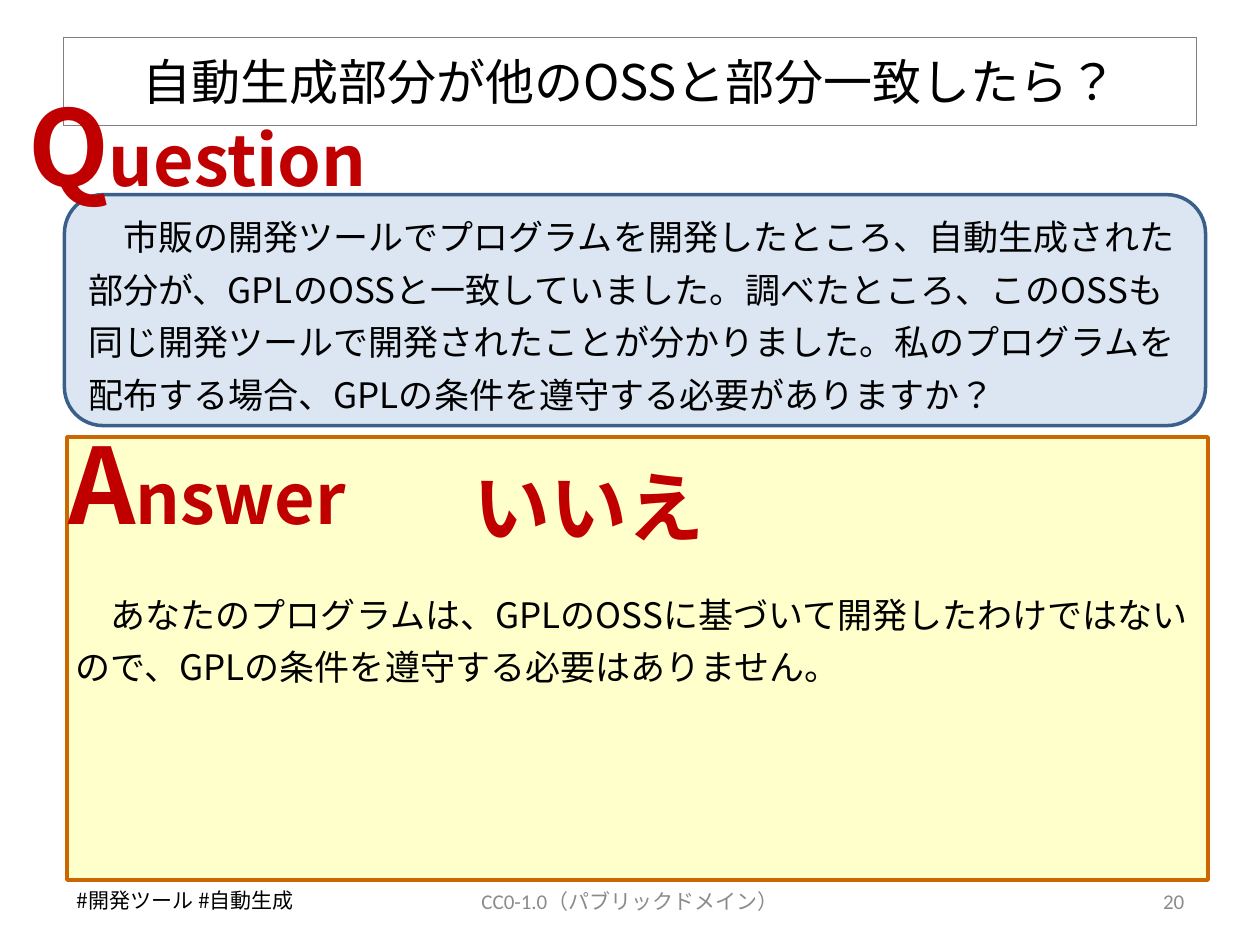
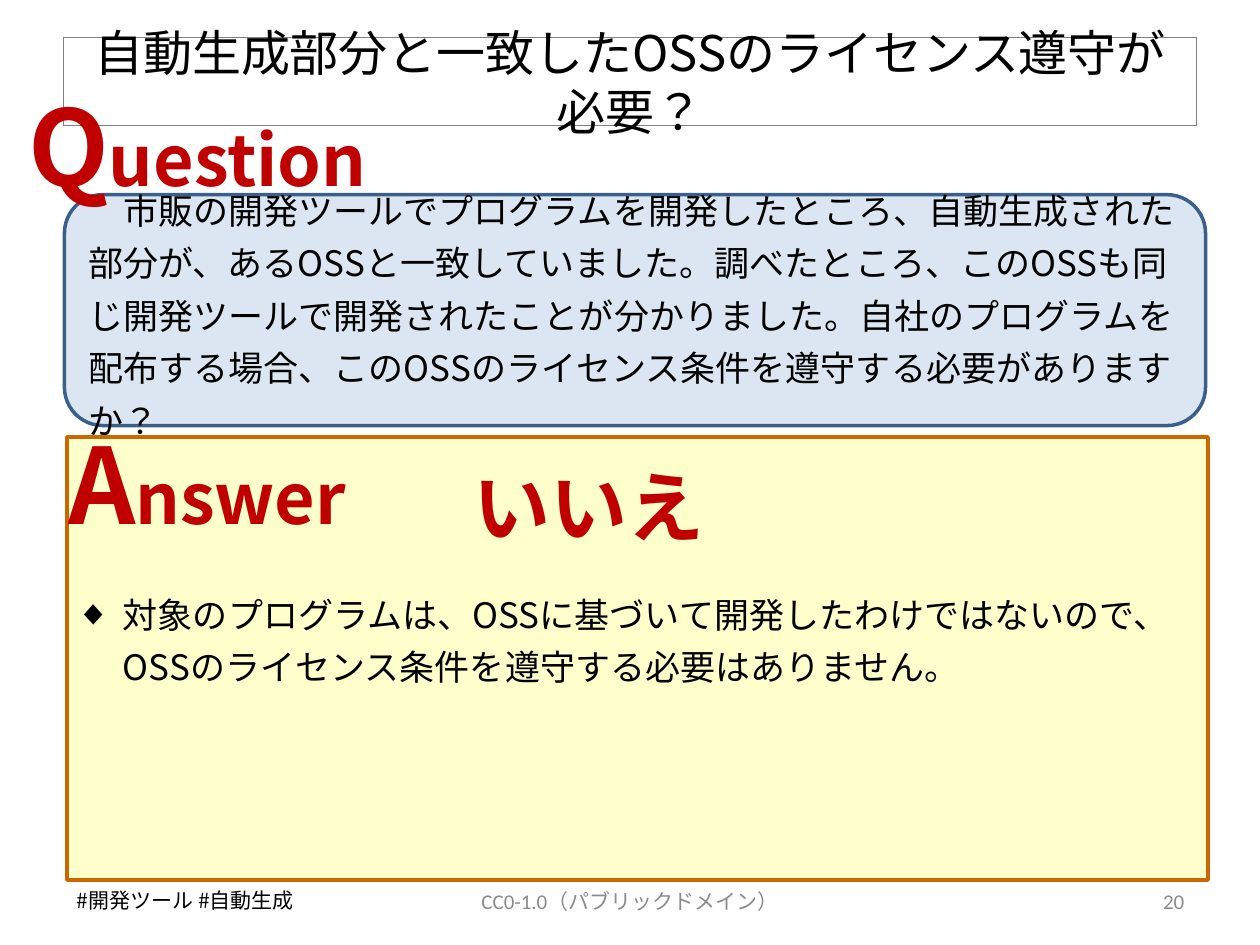
Before and after one commit to OpenChain-Project/OpenChain-JWG, a slide deck: slide 21 of Education_Material/FAQ/OSSライセンス関連でよくある誤解_CC0.pptx (slide 20 before the commit). Drawn at 1260x945 pixels with LibreOffice and Linux fonts; fonts in the diff are those of the drawing. Boxes give left, top, right and bottom in pixels: in the first picture for what was removed or moved away, otherwise in the second. Text is boxed around its words. In the diff, an @@ line names an element or a change of style, - is before the commit and + after.

Commit message:
FAQファイルを更新しました。

```diff
--- a/Education_Material/FAQ/OSSライセンス関連でよくある誤解_CC0.pptx
+++ b/Education_Material/FAQ/OSSライセンス関連でよくある誤解_CC0.pptx
@@ title at [94, 29, 1166, 75]: text changed @@
-自動生成部分が他のOSSと部分一致したら？
+自動生成部分と一致したOSSのライセンス遵守が必要？
@@ text in rounded rectangle at [88, 193, 1174, 384]: text changed @@
-市販の開発ツールでプログラムを開発したところ、自動生成された部分が、GPLのOSSと一致していました。調べたところ、このOSSも同じ開発ツールで開発されたことが分かりました。私のプログラムを配布する場合、GPLの条件を遵守する必要がありますか？
+市販の開発ツールでプログラムを開発したところ、自動生成された部分が、あるOSSと一致していました。調べたところ、このOSSも同じ開発ツールで開発されたことが分かりました。自社のプログラムを配布する場合、このOSSのライセンス条件を遵守する必要がありますか？
@@ text at [123, 598, 1169, 683]: text changed @@
-あなたのプログラムは、GPLのOSSに基づいて開発したわけではないので、GPLの条件を遵守する必要はありません。
+◆ 対象のプログラムは、OSSに基づいて開発したわけではないので、OSSのライセンス条件を遵守する必要はありません。
```
Also in this commit, not shown: 14 other slides changed, 12 slides added, 20 slides removed, 1 other file.
